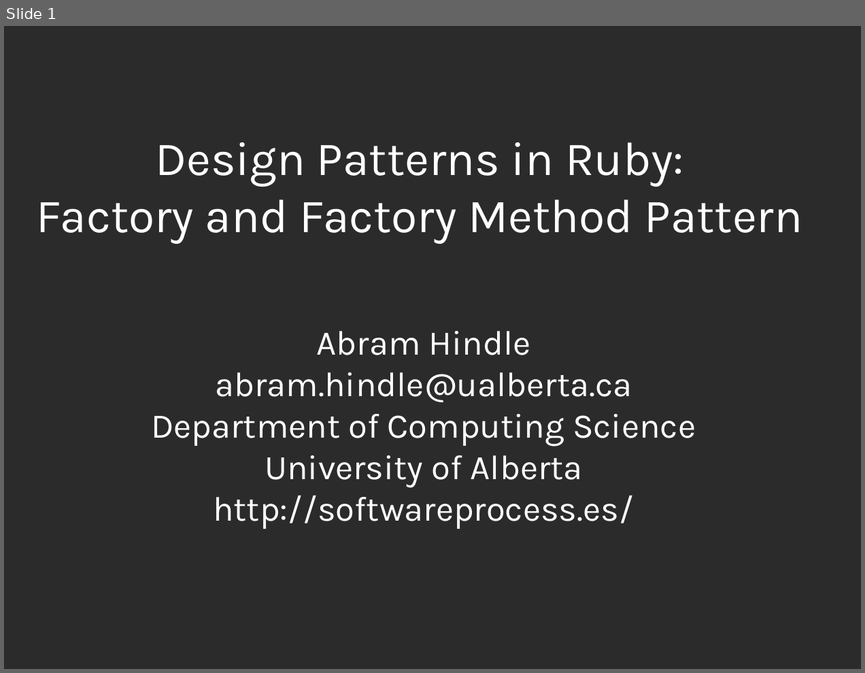
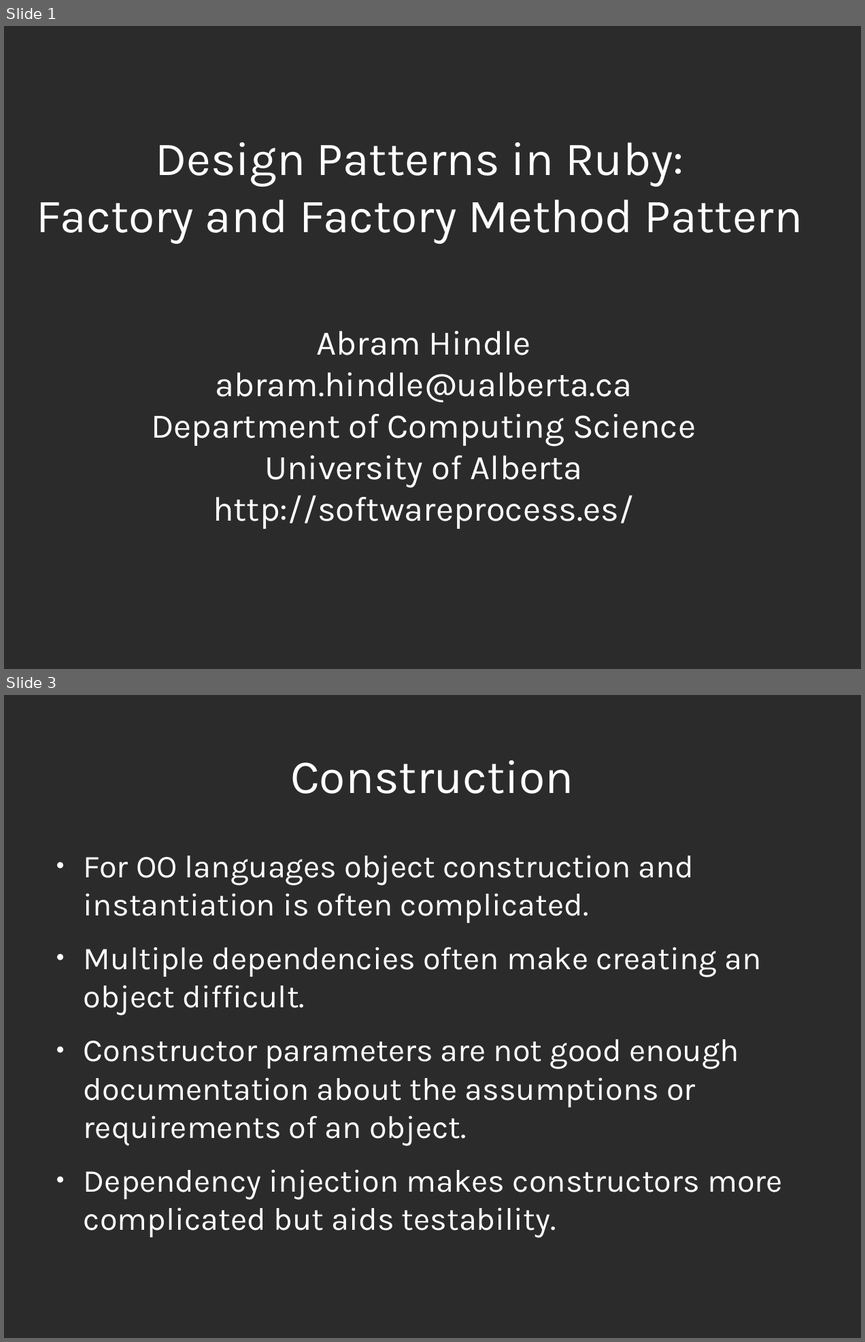
Before and after one commit to abramhindle/ruby-design-patterns, a slide deck: Factory and Factory Method.odp. Shown one above the other, each under a label of ours: slide 1 before the commit, slides 1 and 3 after it; the slides between them are not shown. The pictures are 865x673 and 865x1342 pixels, drawn with LibreOffice and Linux fonts; fonts in the diff are those of the drawing; background and template pictures are left out; a plain dark background stands for a picture behind light text. Boxes give left, top, right and bottom in pixels: in the first picture for what was removed or moved away, otherwise in the second. Text is boxed around its words. In the diff, an @@ line names an element or a change of style, - is before the commit and + after.

```diff
--- a/Factory and Factory Method.odp
+++ b/Factory and Factory Method.odp
@@ slide 3 added at (4,695,861,1338), background picture (left out) @@
@@ title added at (290,760,574,794), 44 pt, text #FFFFFF @@
+Construction
@@ text added at (84,855,783,1230), 29.6 pt, text #FFFFFF @@
+● For OO languages object construction and instantiation is often complicated.
+● Multiple dependencies often make creating an object difficult.
+● Constructor parameters are not good enough documentation about the assumptions or requirements of an object.
+● Dependency injection makes constructors more complicated but aids testability.
```
Also in this commit, not shown: 10 other slides added, 1 slide removed, 4 other files.
